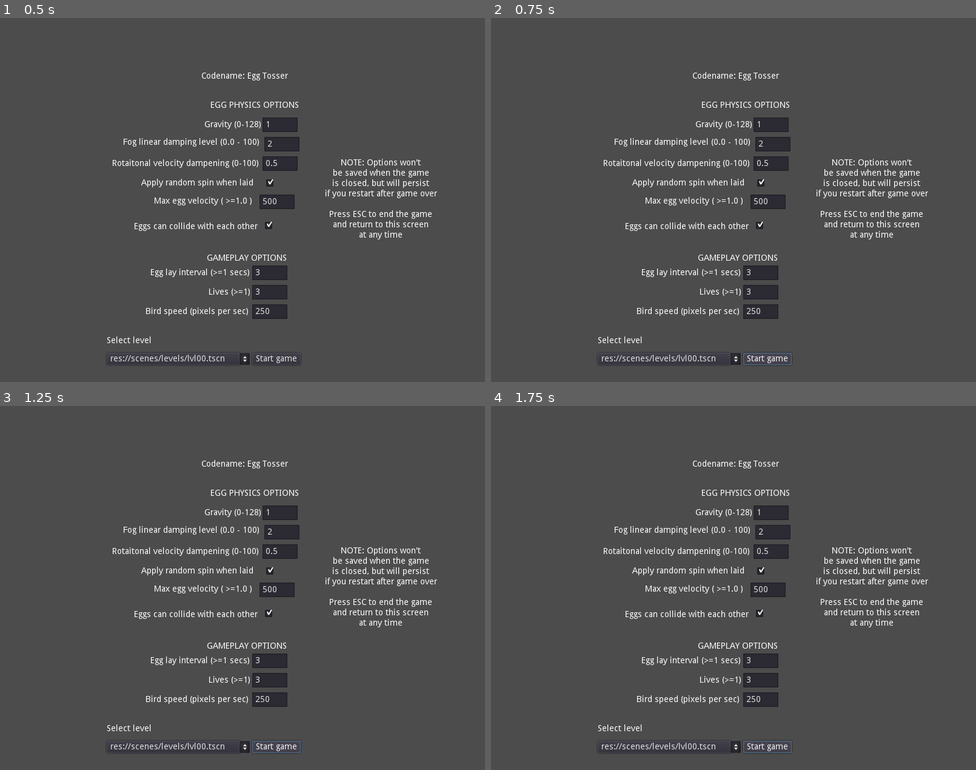
Above: before the commit, frames 1-4 (two rows, left to right).
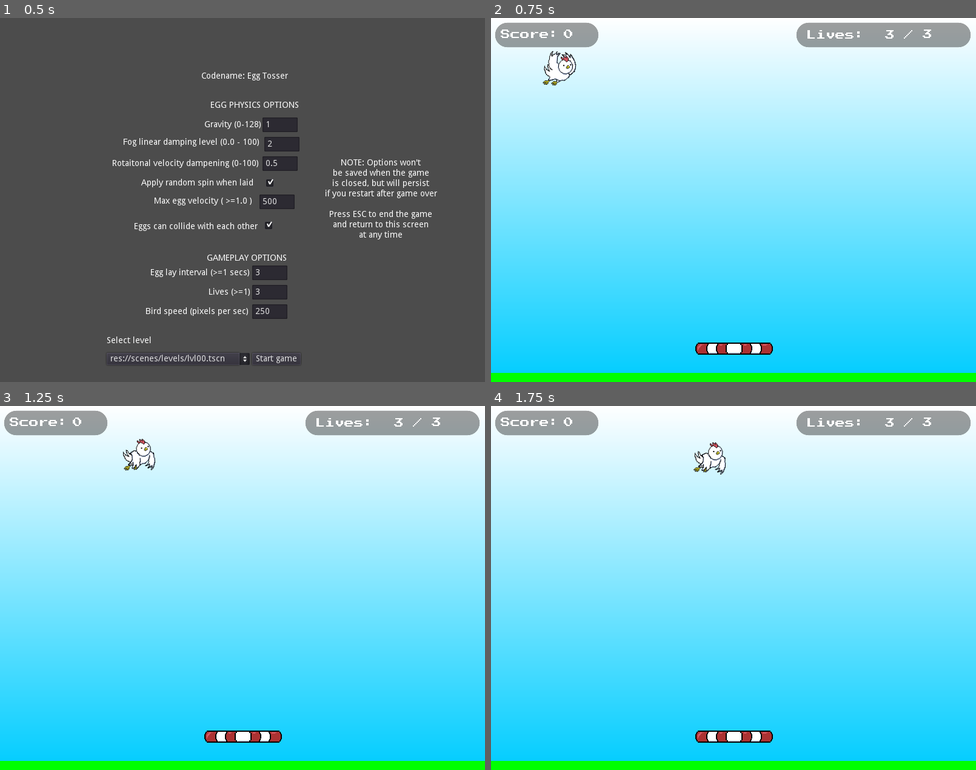
Above: after the commit, the same moments.

Repository: thatnick/fragile
Game: Godot game, scene res://scenes/debug_options.tscn
Same seed, same stepped clock (60 frames per second), same inputs: the game is played once before the commit and once after it.
Inputs (mouse positions are in pixels of both pictures, inside the frame that each line leads up to):
- Up to frame 1 (0.5 s): no input
- Up to frame 2 (0.75 s): click "Start game" at 0.5 s
- Up to frame 3 (1.25 s): no input
- Up to frame 4 (1.75 s): click (767, 748) at 1.25 s, where only the run before the commit has a clickable "Start game"

Frame 1 is identical in both runs. In frame 2, 100% of the frame differs, in the area x 0-100%, y 0-100%; in frame 3, 100%; in frame 4, 100%.
Error before the commit: Invalid get index 'total_lives' (on base: 'CanvasLayer (debug_options.gd)'). (res://scripts/manager.gd:89)

Commit message:
Add script to lvl00 add remove moving nest for now

Diff:
--- a/scenes/levels/lvl00.tscn
+++ b/scenes/levels/lvl00.tscn
@@ -1,13 +1,9 @@
-[gd_scene load_steps=4 format=2]
+[gd_scene load_steps=3 format=2]
 
 [ext_resource path="res://scenes/game.tscn" type="PackedScene" id=1]
-[ext_resource path="res://scenes/moving_nest.tscn" type="PackedScene" id=2]
-[ext_resource path="res://scripts/lvl01.gd" type="Script" id=4]
+[ext_resource path="res://scripts/lvl00.gd" type="Script" id=2]
 
-[node name="Lvl01" type="Node"]
-script = ExtResource( 4 )
+[node name="Lvl00" type="Node"]
+script = ExtResource( 2 )
 
 [node name="Game" parent="." instance=ExtResource( 1 )]
-
-[node name="Nest" parent="." instance=ExtResource( 2 )]
-position = Vector2( 452, 572 )
--- /dev/null
+++ b/scripts/lvl00.gd
@@ -0,0 +1,5 @@
+extends Lvl
+
+func _init():
+	# Inherited from lvl, change here to override defaults in Lvl
+	target_score = 1
